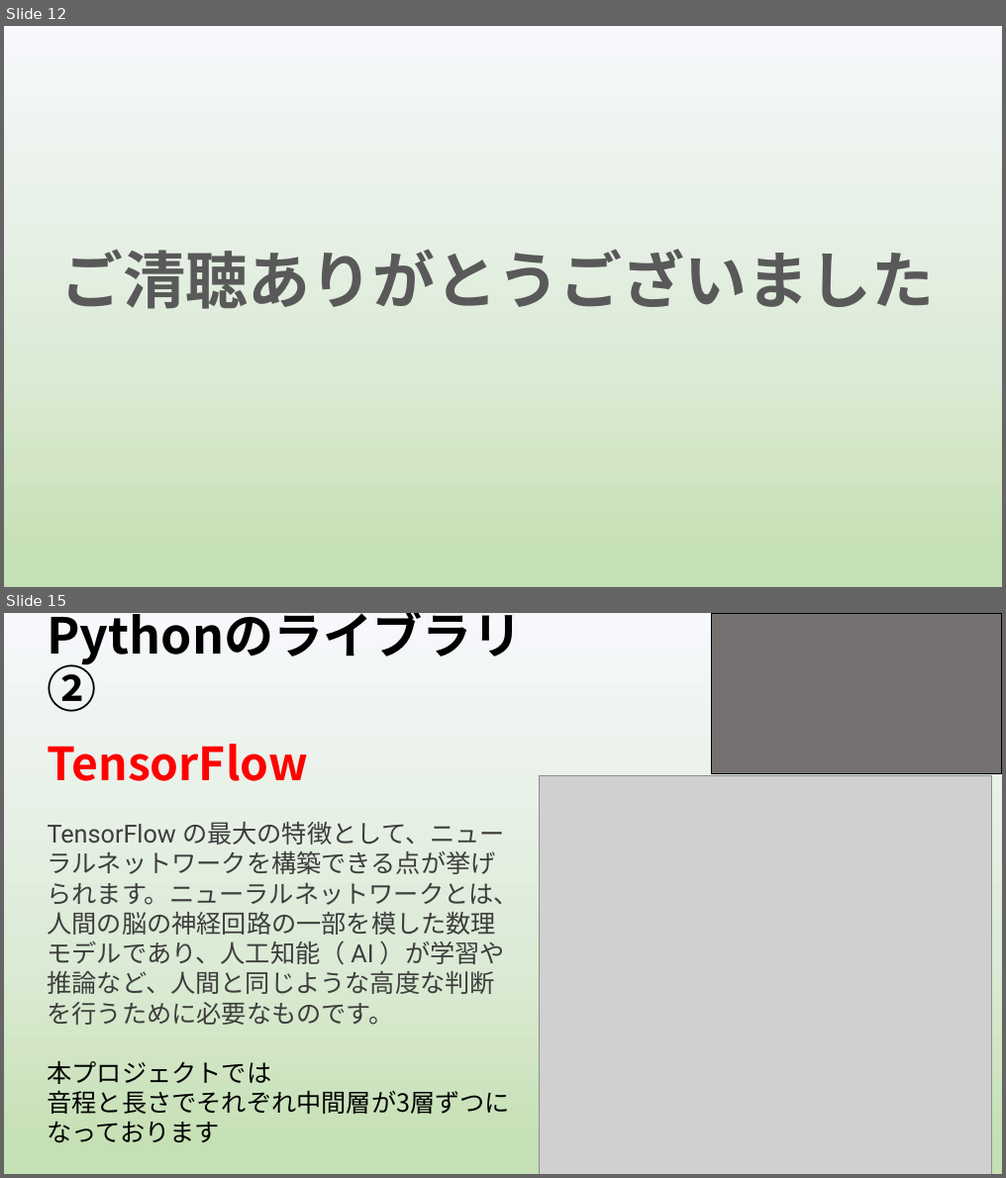
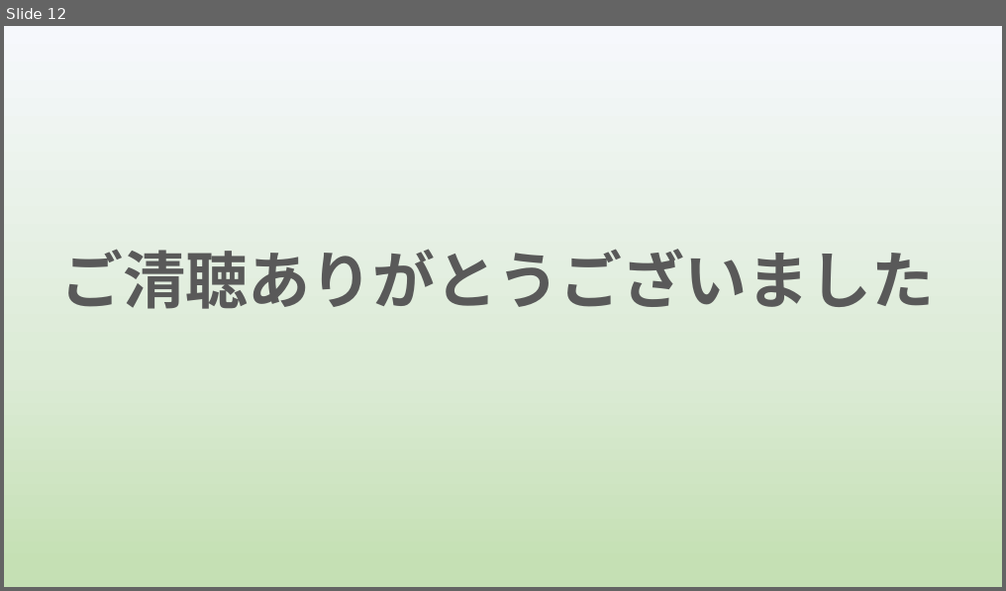
Before and after one commit to yoshitake266/bitComposer_prj, a slide deck: presentation/graduation/bit Composer3 .pptx. Shown one above the other, each under a label of ours: slides 12 and 15 before the commit, slide 12 after it; the slides between them are not shown. The pictures are 1006x1178 and 1006x591 pixels, drawn with LibreOffice and Linux fonts; fonts in the diff are those of the drawing; grey boxes stand for pictures. Boxes give left, top, right and bottom in pixels: in the first picture for what was removed or moved away, otherwise in the second. Text is boxed around its words. In the diff, an @@ line names an element or a change of style, - is before the commit and + after.

```diff
--- a/presentation/graduation/bit Composer3 .pptx
+++ b/presentation/graduation/bit Composer3 .pptx
@@ slide 15 removed at <box>4,613,1002,1174</box>, background gradient #F6F8FC to #DCEBD6 to #C5E0B4 @@
@@ title removed at <box>40,635,561,722</box> @@
-Pythonのライブラリ②
@@ rectangle removed at <box>712,613,1002,774</box> @@
@@ text removed at <box>48,744,308,781</box> @@
-TensorFlow
@@ picture removed at <box>539,775,991,1174</box> @@
@@ text removed at <box>48,822,519,1114</box> @@
-TensorFlow の最大の特徴として、ニューラルネットワークを構築できる点が挙げられます。ニューラルネットワークとは、人間の脳の神経回路の一部を模した数理モデルであり、人工知能（ AI ）が学習や推論など、人間と同じような高度な判断を行うために必要なものです。
-本プロジェクトでは
-音程と長さでそれぞれ中間層が3層ずつになっております
```
Also in this commit, not shown: 10 slides changed, 1 slide added, 6 other slides removed.
